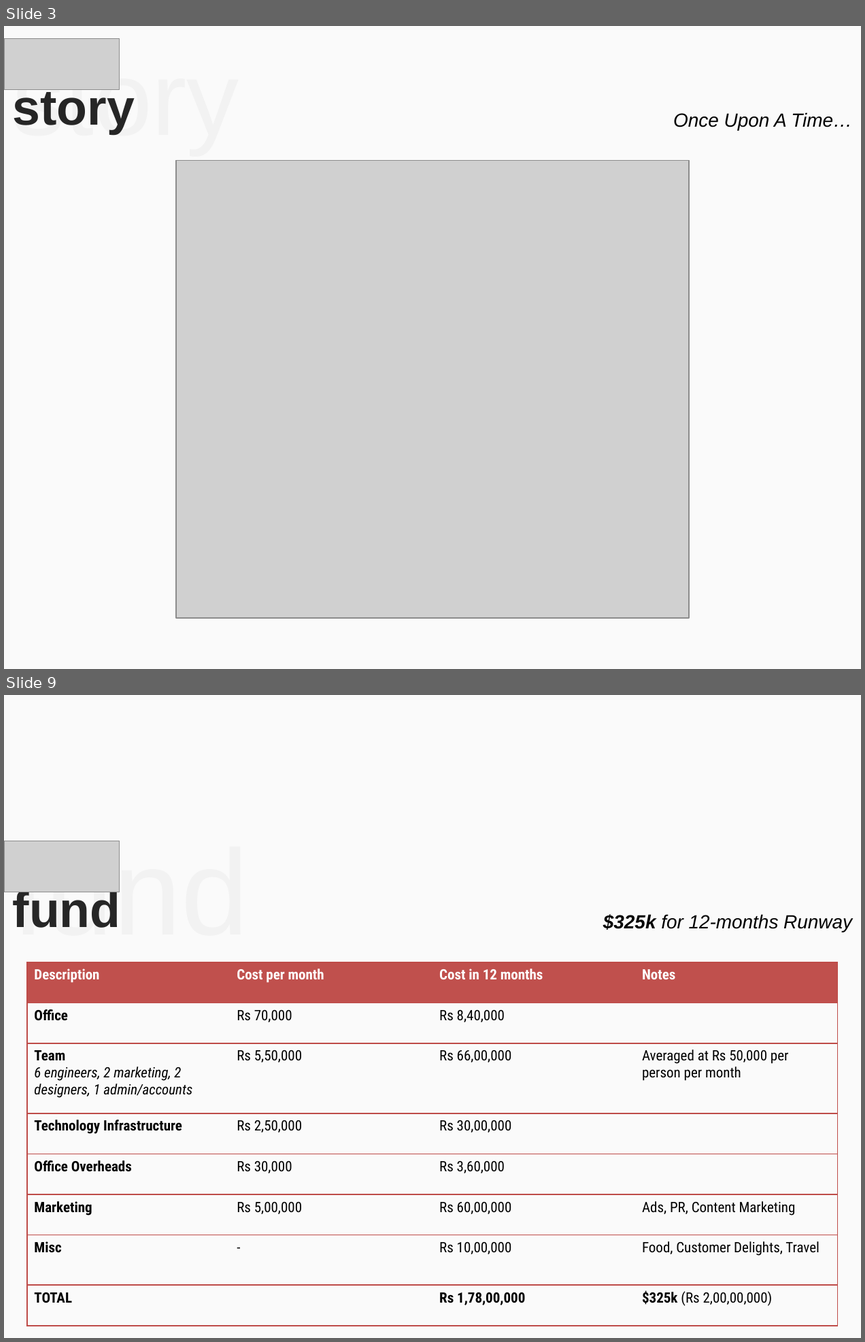
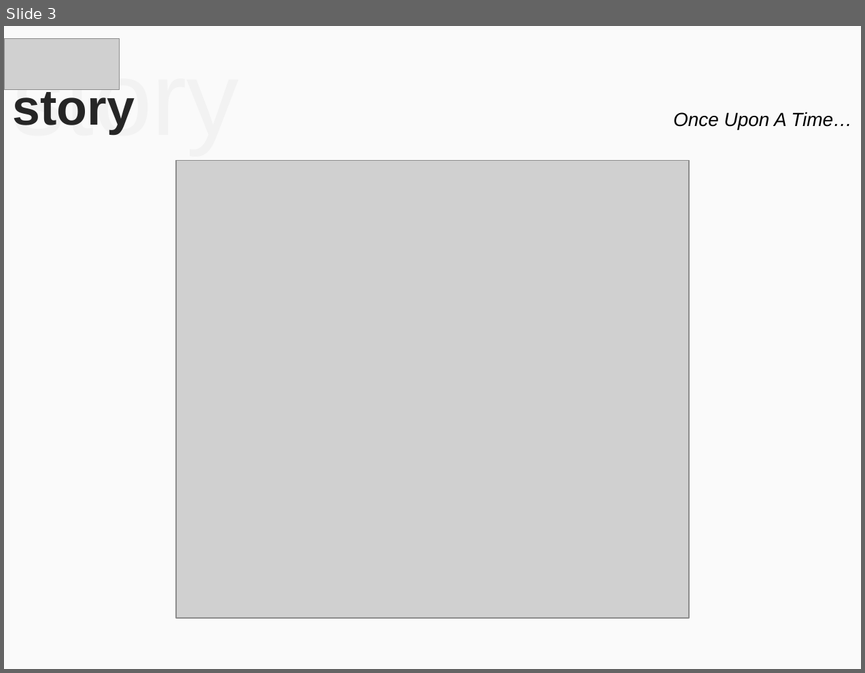
Before and after one commit to mohitmamoria/horntell-unpluggd-deck, a slide deck: Horntell - Unpluggd.pptx. Shown one above the other, each under a label of ours: slides 3 and 9 before the commit, slide 3 after it; the slides between them are not shown. The pictures are 865x1342 and 865x673 pixels, drawn with LibreOffice and Linux fonts; fonts in the diff are those of the drawing; grey boxes stand for pictures. Boxes give left, top, right and bottom in pixels: in the first picture for what was removed or moved away, otherwise in the second. Text is boxed around its words. In the diff, an @@ line names an element or a change of style, - is before the commit and + after.

```diff
--- a/Horntell - Unpluggd.pptx
+++ b/Horntell - Unpluggd.pptx
@@ slide 9 removed at [4, 695, 861, 1338], background #FAFAFA @@
@@ picture removed at [4, 841, 119, 892] @@
@@ text removed at [12, 841, 248, 928] @@
-fund
@@ title removed at [13, 887, 121, 928] @@
-fund
@@ text removed at [603, 914, 852, 932] @@
-$325k for 12-months Runway
@@ table removed at [27, 962, 836, 1325], 8 rows, 4 columns @@
-Description | Cost per month | Cost in 12 months | Notes
-Office | Rs 70,000 | Rs 8,40,000 | 
-Team / 6 engineers, 2 marketing, 2 designers, 1 admin/accounts | Rs 5,50,000 | Rs 66,00,000 | Averaged at Rs 50,000 per person per month
-Technology Infrastructure | Rs 2,50,000 | Rs 30,00,000 | 
-Office Overheads | Rs 30,000 | Rs 3,60,000 | 
-Marketing | Rs 5,00,000 | Rs 60,00,000 | Ads, PR, Content Marketing
-Misc | - | Rs 10,00,000 | Food, Customer Delights, Travel
-TOTAL |  | Rs 1,78,00,000 | $325k (Rs 2,00,00,000)
```
Also in this commit, not shown: 1 slide changed, 12 slides added, 6 other slides removed, 9 other files.
